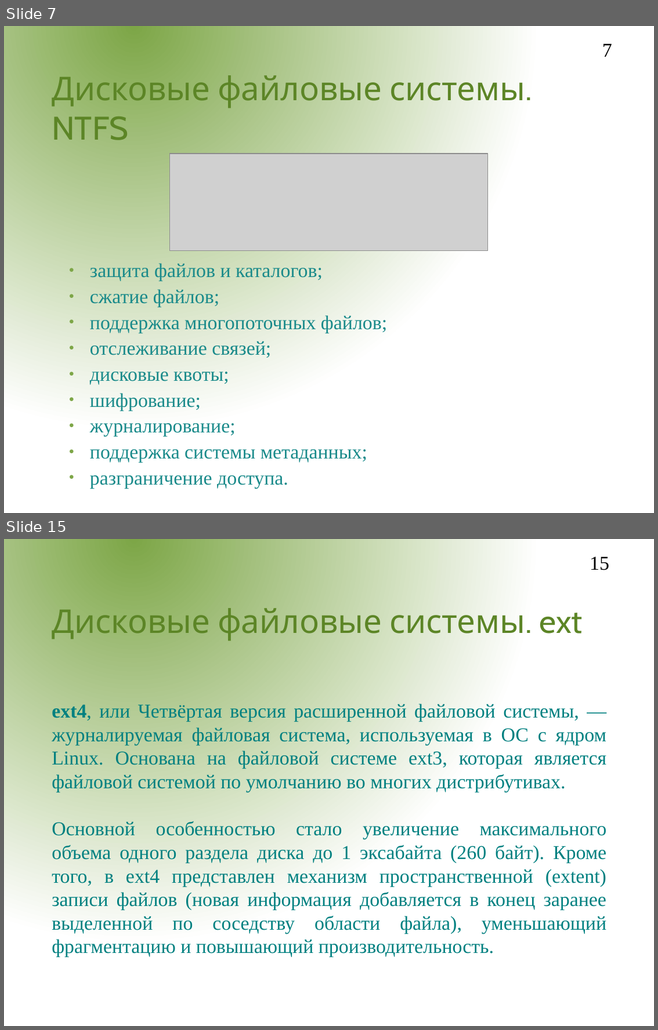
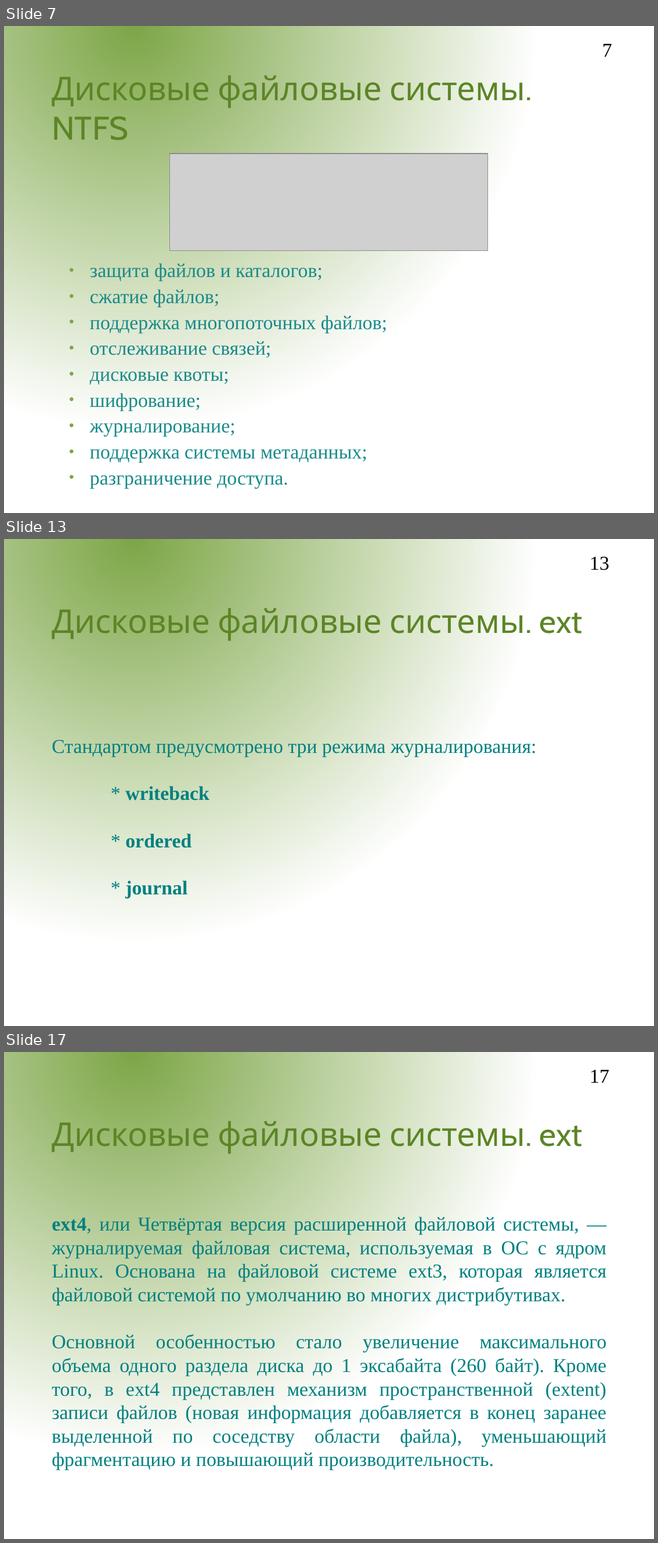
Before and after one commit to aeremenok/a-team-777, a slide deck: sem_9/st/fs.odp. Shown one above the other, each under a label of ours: slides 7 and 15 before the commit, slides 7, 13 and 17 after it; the slides between them are not shown. The pictures are 658x1030 and 658x1543 pixels, drawn with LibreOffice and Linux fonts; fonts in the diff are those of the drawing; grey boxes stand for pictures; background and template pictures are left out. Boxes give left, top, right and bottom in pixels: in the first picture for what was removed or moved away, otherwise in the second. Text is boxed around its words. In the diff, an @@ line names an element or a change of style, - is before the commit and + after.

```diff
--- a/sem_9/st/fs.odp
+++ b/sem_9/st/fs.odp
@@ slide 13 added at (4,539,654,1026), background gradient #7DA647 to #FFFFFF @@
@@ page number added at (589,556,609,570), 24 pt, text #000000 @@
+13
@@ title added at (52,606,582,642), 40 pt, text #5C8526 @@
+Дисковые файловые системы. ext
@@ subtitle added at (52,740,536,899), 24 pt, text #008080 @@
+Стандартом предусмотрено три режима журналирования:
+* writeback
+* ordered
+* journal
@@ what was slide 15 is now slide 17 @@
@@ page number at (589,1069,609,1083): text changed @@
-15
+17
```
Also in this commit, not shown: 9 slides changed, 2 other slides added, 1 slide removed.
